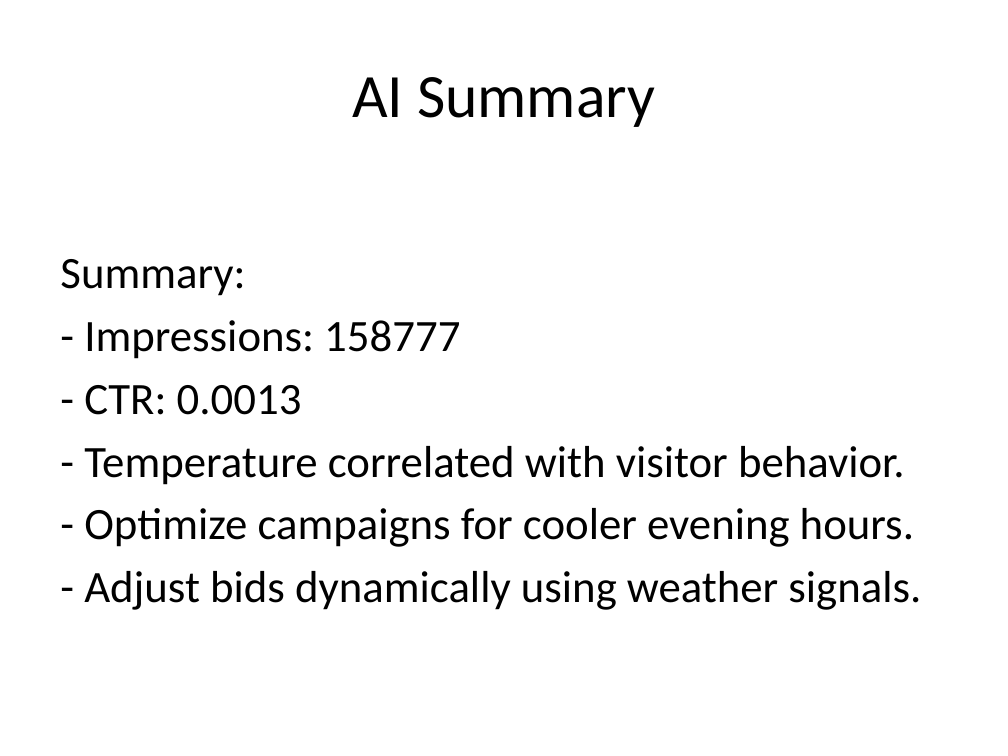
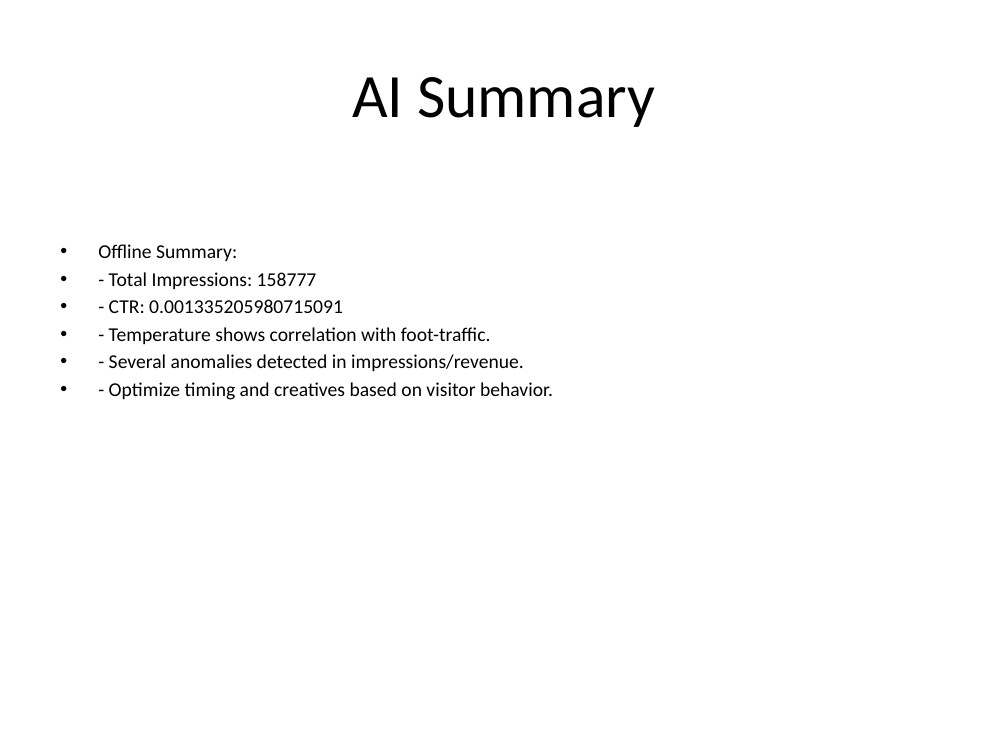
Before and after one commit to shrihareepanchal/GTHackthon, a slide deck: slide 2 of reports/final_report.pptx. Drawn at 1008x756 pixels with LibreOffice and Linux fonts; fonts in the diff are those of the drawing. Boxes give left, top, right and bottom in pixels: in the first picture for what was removed or moved away, otherwise in the second. Text is boxed around its words. In the diff, an @@ line names an element or a change of style, - is before the commit and + after.

```diff
--- a/reports/final_report.pptx
+++ b/reports/final_report.pptx
@@ text at bbox=[98, 244, 553, 400]: text changed; size 32 to 14 pt @@
-Summary:
-- Impressions: 158777
-- CTR: 0.0013
-- Temperature correlated with visitor behavior.
-- Optimize campaigns for cooler evening hours.
-- Adjust bids dynamically using weather signals.
+• Offline Summary:
+• - Total Impressions: 158777
+• - CTR: 0.001335205980715091
+• - Temperature shows correlation with foot-traffic.
+• - Several anomalies detected in impressions/revenue.
+• - Optimize timing and creatives based on visitor behavior.
```
Also in this commit, not shown: 4 other slides changed, 3 slides added, 1 slide removed, 10 other files.
